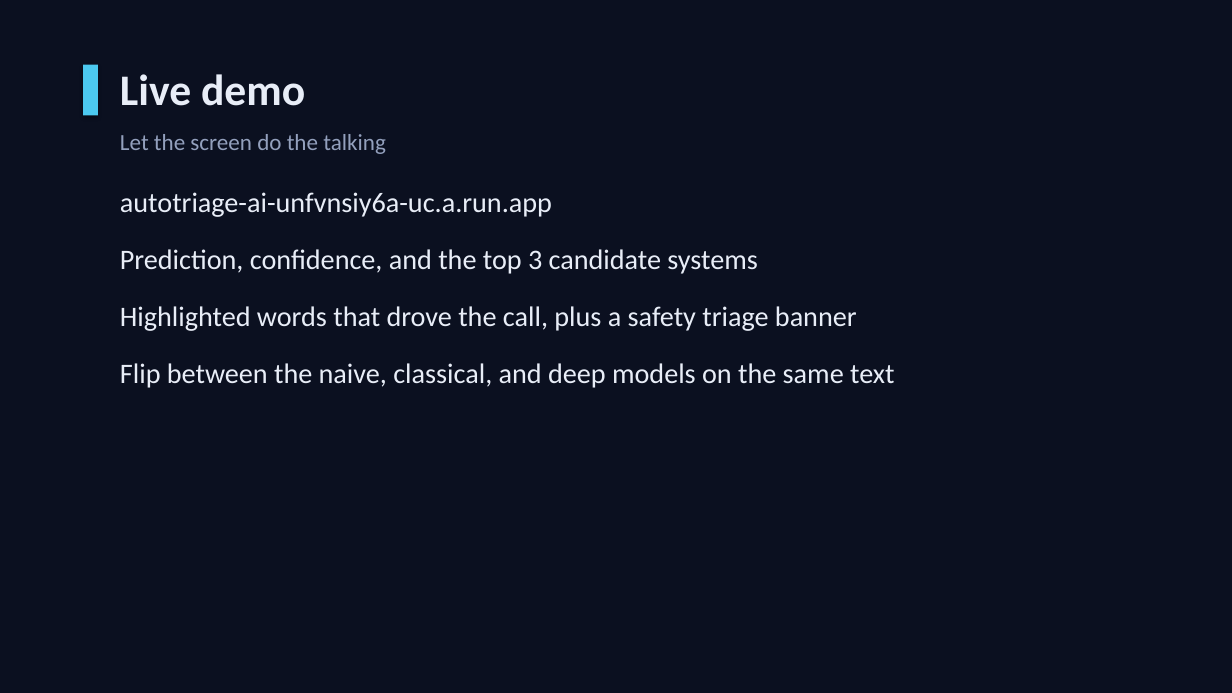
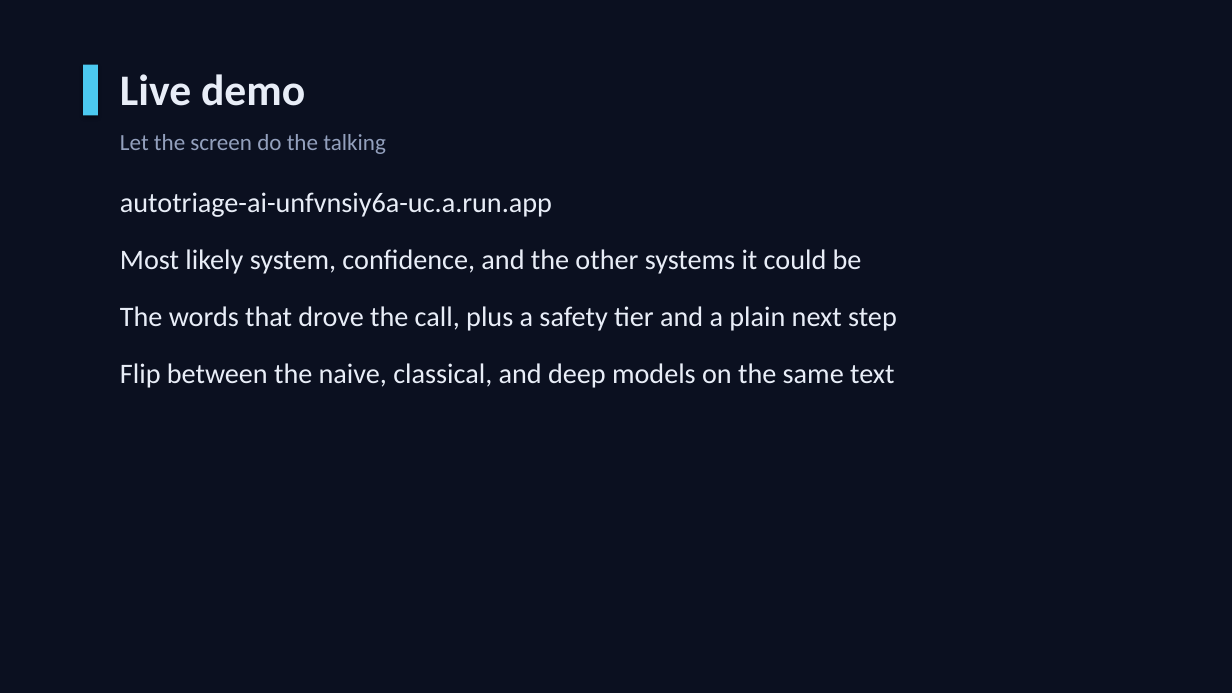
Before and after one commit to hanfuzhao/autotriage-ai, a slide deck: slide 4 of PITCH.pptx. Drawn at 1232x693 pixels with LibreOffice and Linux fonts; fonts in the diff are those of the drawing. Boxes give left, top, right and bottom in pixels: in the first picture for what was removed or moved away, otherwise in the second. Text is boxed around its words. In the diff, an @@ line names an element or a change of style, - is before the commit and + after.

Commit message:
story: reframe as an owner-facing 'is my car dangerous' safety check across app, report, pitch, and deck

```diff
--- a/PITCH.pptx
+++ b/PITCH.pptx
@@ text at (x1=120, y1=249, x2=897, y2=331): text changed @@
-Prediction, confidence, and the top 3 candidate systems
-Highlighted words that drove the call, plus a safety triage banner
+Most likely system, confidence, and the other systems it could be
+The words that drove the call, plus a safety tier and a plain next step
```
Also in this commit, not shown: 5 other slides changed, 1 slide added, 1 slide removed, 8 other files.
